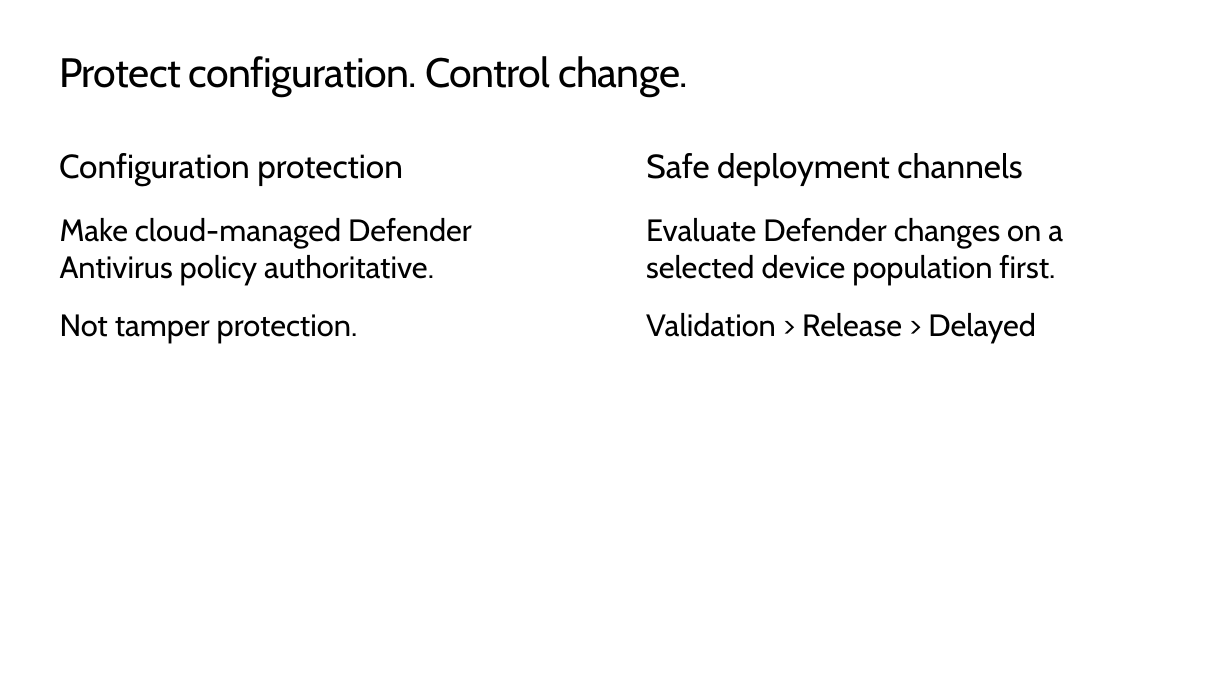
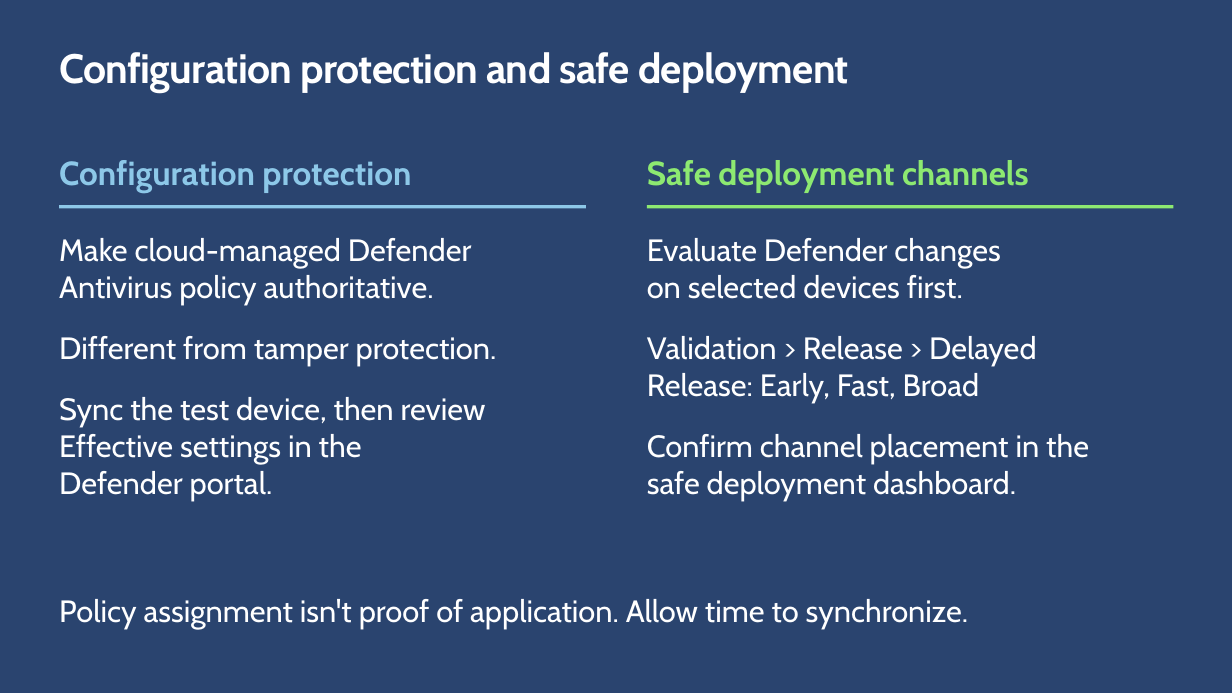
Before and after one commit to microsoft/ignite26-LAB712, a slide deck: slide 4 of docs/slides/LAB712-context-Ignite-2026.pptx (slide 5 before the commit). Drawn at 1232x693 pixels with LibreOffice and Linux fonts; fonts in the diff are those of the drawing; background and template pictures are left out. Boxes give left, top, right and bottom in pixels: in the first picture for what was removed or moved away, otherwise in the second. Text is boxed around its words. In the diff, an @@ line names an element or a change of style, - is before the commit and + after.

```diff
--- a/docs/slides/LAB712-context-Ignite-2026.pptx
+++ b/docs/slides/LAB712-context-Ignite-2026.pptx
@@ background #FFFFFF to #2A446F @@
@@ title at (59, 52, 849, 93): text changed; text colour #000000 to #FFFFFF; bold on @@
-Protect configuration. Control change.
+Configuration protection and safe deployment
@@ text "Configuration protection": place and size @@
-text "Configuration protection" at (59, 153, 403, 186)
+text "Configuration protection" at (59, 160, 411, 193)
@@ text "Configuration protection" at (59, 160, 411, 193): text colour #000000 to #8DC8E8, bold on; more space between paragraphs @@
@@ text "Safe deployment channels": place and size @@
-text "Safe deployment channels" at (646, 153, 1022, 186)
+text "Safe deployment channels" at (647, 160, 1029, 193)
@@ text "Safe deployment channels" at (647, 160, 1029, 193): text colour #000000 to #8DE971, bold on; more space between paragraphs @@
@@ rectangle added at (59, 205, 586, 209), fill #8DC8E8 @@
@@ rectangle added at (647, 205, 1174, 209), fill #8DE971 @@
@@ text at (59, 238, 472, 305): text colour #000000 to #FFFFFF in "Make cloud-managed Defender Antivirus policy authoritative."; more space between paragraphs @@
@@ text "Make cloud-managed Defender Antivirus policy ...": place and size @@
-text "Make cloud-managed Defender Antivirus policy ..." at (60, 218, 472, 343)
+text "Make cloud-managed Defender Antivirus policy ..." at (59, 238, 497, 501)
@@ text at (647, 238, 1089, 501): text changed; text colour #000000 to #FFFFFF @@
-Evaluate Defender changes on a selected device population first.
-Validation > Release > Delayed
+Evaluate Defender changes
+on selected devices first.
+Validation > Release > Delayed
+Release: Early, Fast, Broad
+Confirm channel placement in the
+safe deployment dashboard.
@@ text at (59, 336, 497, 501): text changed; text colour #000000 to #FFFFFF @@
-Not tamper protection.
+Different from tamper protection.
+Sync the test device, then review
+Effective settings in the
+Defender portal.
@@ text added at (59, 599, 969, 628), 24 pt, text #FFFFFF @@
+Policy assignment isn't proof of application. Allow time to synchronize.
```
Also in this commit, not shown: 5 other slides changed, 2 slides removed, 2 other files.
